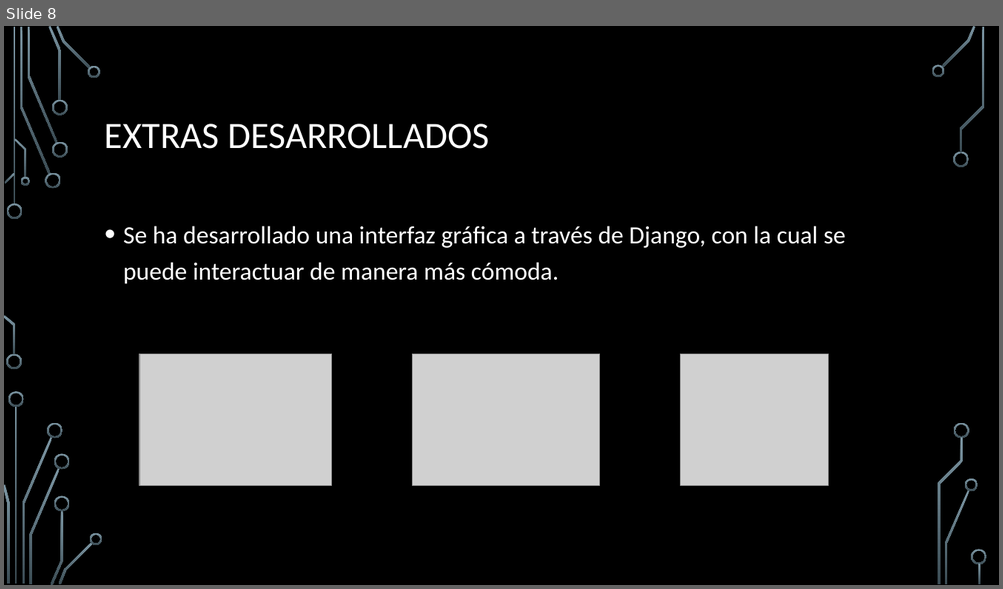
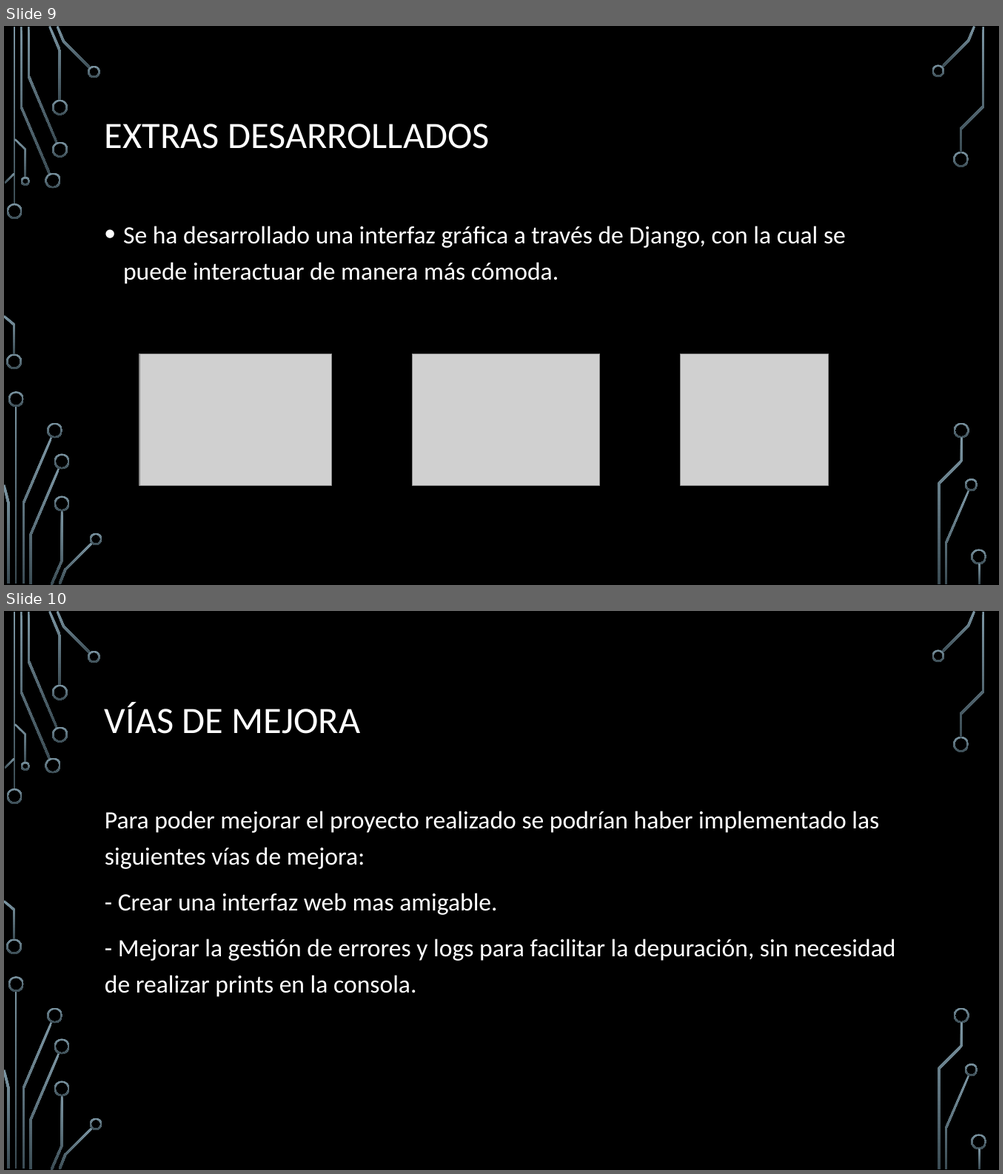
Before and after one commit to ManelDiaz/Reto_Envio, a slide deck: RETO 2 Envío de datos.pptx. Shown one above the other, each under a label of ours: slide 8 before the commit, slides 9 and 10 after it. The pictures are 1003x589 and 1003x1174 pixels, drawn with LibreOffice and Linux fonts; fonts in the diff are those of the drawing; grey boxes stand for pictures; background and template pictures are left out. Boxes give left, top, right and bottom in pixels: in the first picture for what was removed or moved away, otherwise in the second. Text is boxed around its words. In the diff, an @@ line names an element or a change of style, - is before the commit and + after.

```diff
--- a/RETO 2 Envío de datos.pptx
+++ b/RETO 2 Envío de datos.pptx
@@ slide 10 added at (x1=4, y1=611, x2=999, y2=1170), background picture (left out); not listed: 36 template elements that a slide beside it also shows @@
@@ title added at (x1=105, y1=703, x2=360, y2=734), 36 pt, text #FFFFFF @@
+VÍAS DE MEJORA
@@ text added at (x1=105, y1=811, x2=895, y2=997), 24 pt, text #FFFFFF @@
+Para poder mejorar el proyecto realizado se podrían haber implementado las siguientes vías de mejora:
+- Crear una interfaz web mas amigable.
+- Mejorar la gestión de errores y logs para facilitar la depuración, sin necesidad de realizar prints en la consola.
@@ what was slide 8 is now slide 9 @@
```
Also in this commit, not shown: 4 slides changed, 3 other slides added.
